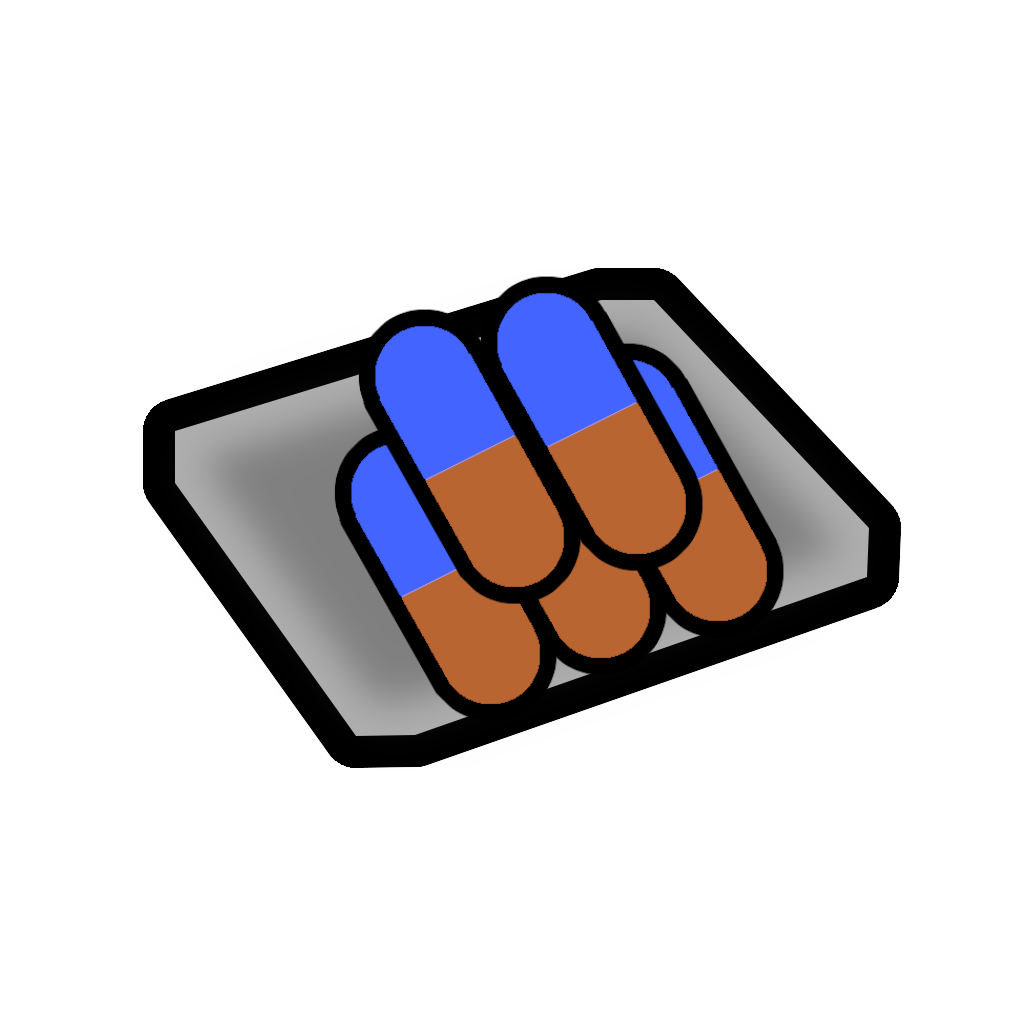
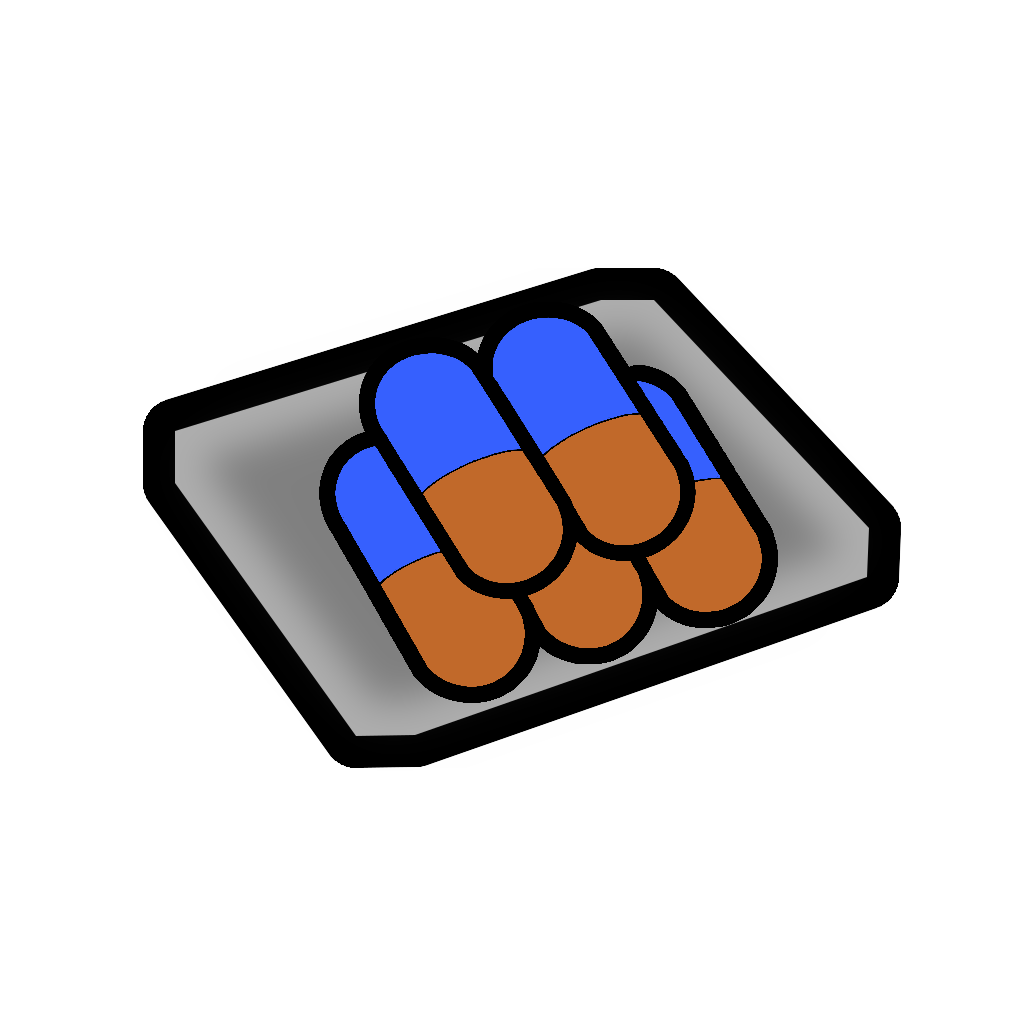
Layer changes from the first (1024, 1024) image to the second:
removed layer "pill copy #4" over [480, 276, 703, 571]
removed layer "pill copy #3" over [358, 309, 581, 604]
removed layer "pill copy #2" over [561, 343, 784, 638]
removed layer "pill copy #1" over [444, 380, 667, 675]
removed layer "pill copy" over [334, 426, 557, 719]
added layer "pills" above "pill edge" over [335, 317, 762, 687]
added layer "pill edge" above "shadow" over [319, 301, 778, 703]